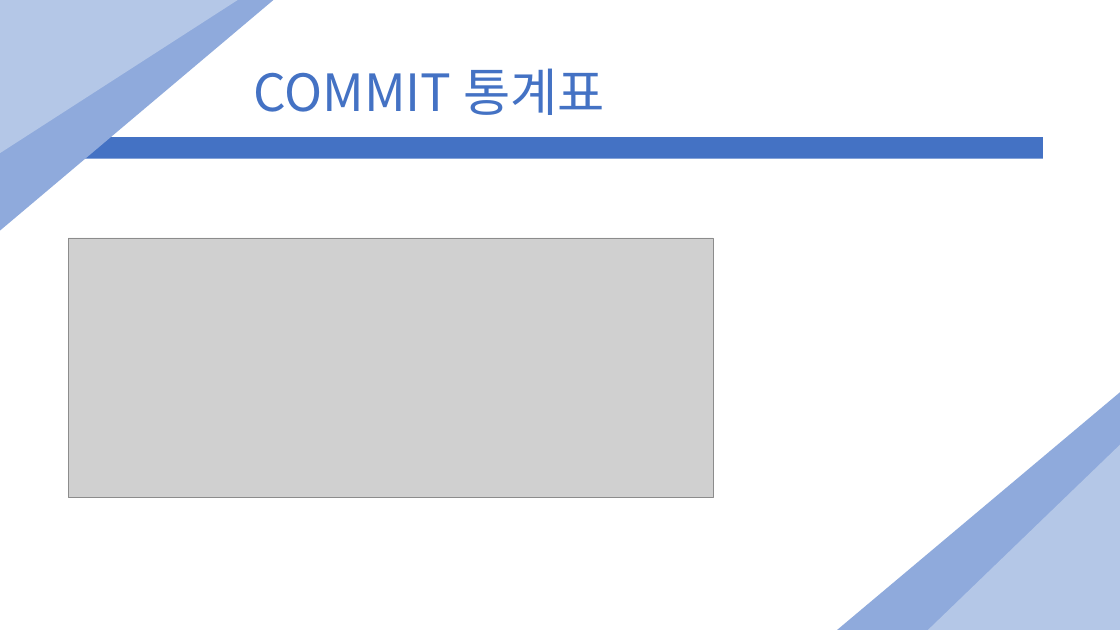
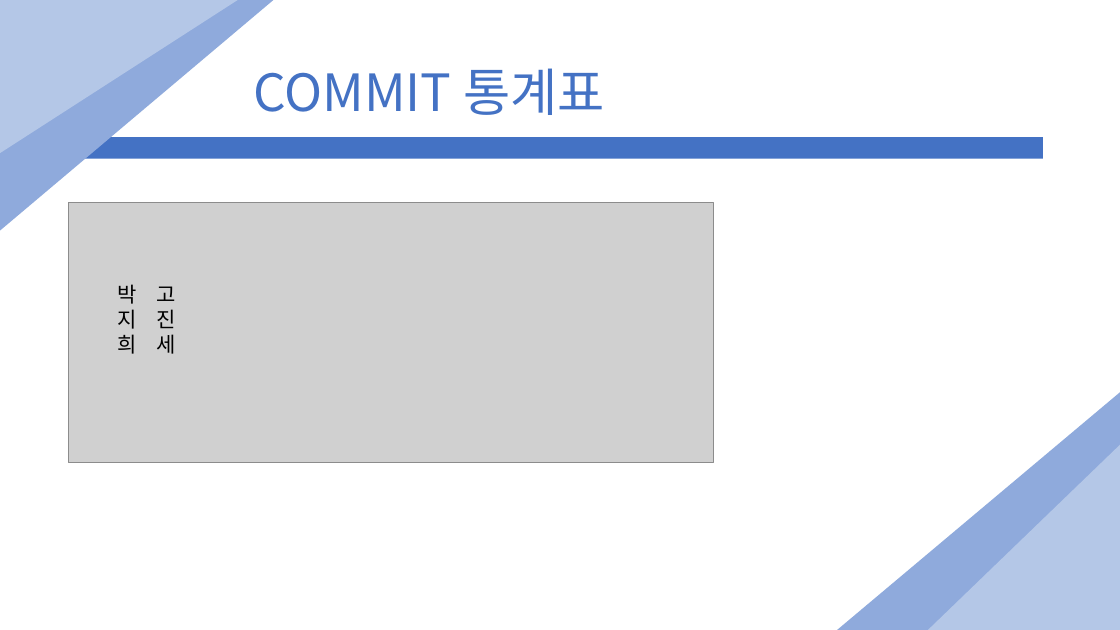
Before and after one commit to sdkdk10/2D_TeamProject, a slide deck: slide 4 of 2차발표.pptx. Drawn at 1120x630 pixels with LibreOffice and Linux fonts; fonts in the diff are those of the drawing; grey boxes stand for pictures. Boxes give left, top, right and bottom in pixels: in the first picture for what was removed or moved away, otherwise in the second. Text is boxed around its words. In the diff, an @@ line names an element or a change of style, - is before the commit and + after.

```diff
--- a/2차발표.pptx
+++ b/2차발표.pptx
@@ picture: place and size @@
-picture at [68, 238, 713, 497]
+picture at [68, 203, 713, 463]
@@ text added at [118, 284, 137, 354], 18 pt, text #000000 @@
+박지희
@@ text added at [157, 286, 176, 354], 18 pt, text #000000 @@
+고진세
```
Also in this commit, not shown: 1 slide removed.
